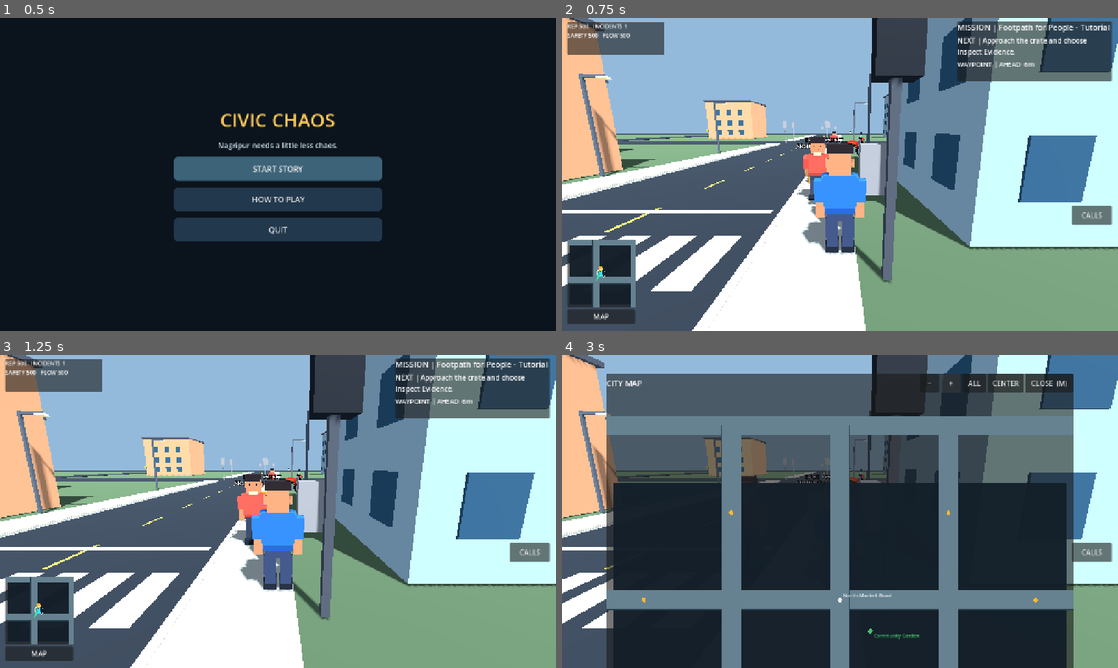
Above: before the commit, frames 1-4 (two rows, left to right).
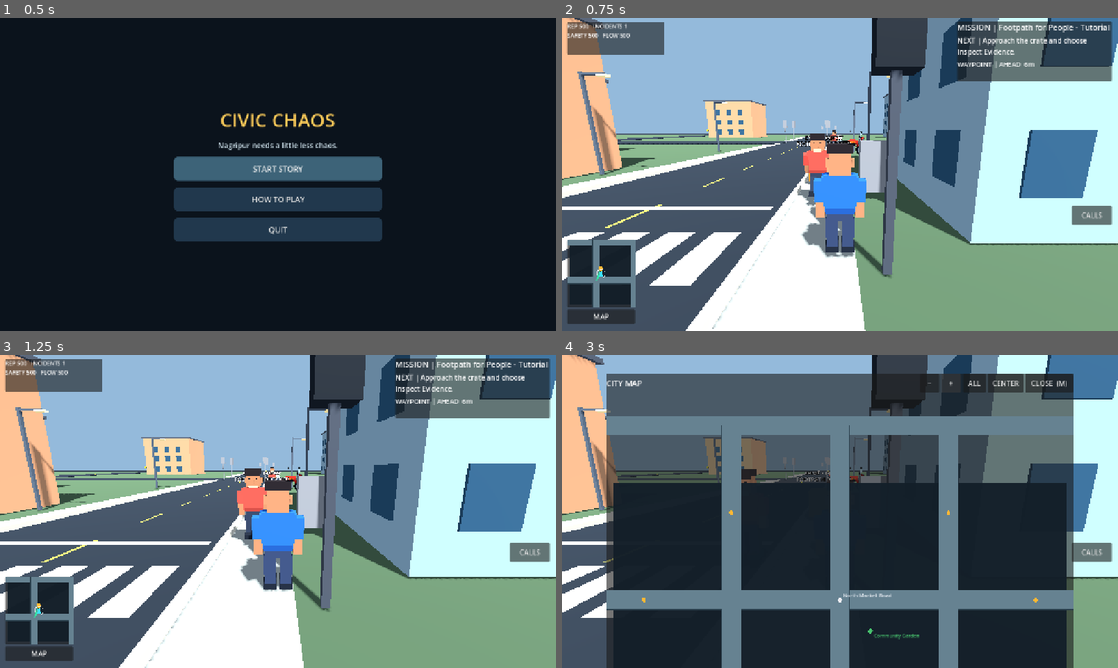
Above: after the commit, the same moments.

Repository: gauravprajapat-23/civic-chaos
Game: Godot game, scene res://scenes/core/menu.tscn
The game is run twice, just before and just after one commit, with the same random seed, the same clock (stepped at 60 frames per second) and the same inputs.
Inputs:
- Up to frame 1 (0.5 s): no input
- Up to frame 2 (0.75 s): click "START STORY" at 0.5 s
- Up to frame 3 (1.25 s): no input
- Up to frame 4 (3 s): click "MAP" at 1.25 s; click "−" at 2 s; click "+" at 2.75 s

Frame 1 is identical in both runs. In frame 2, 6.8% of the frame differs, in the area x 0-100%, y 0-100%; in frame 3, 9.6%; in frame 4, 3.9%.

Commit message:
ROAD-FOOTPATH-01: remove 20cm physical curb wall blocking pedestrians and motorcycles

Diff:
--- a/scripts/world/neighborhood.gd
+++ b/scripts/world/neighborhood.gd
@@ -141,12 +141,20 @@
             var interval: Vector2 = spans[index]
             var length: float = interval.y - interval.x
             var middle: float = (interval.x + interval.y) * 0.5
-            # Raised sidewalk is real floor support; no special collision
-            # override is needed now that it does not cross the road.
+            # ROAD-FOOTPATH-01: make the walking/cycling transition
+            # continuous instead of an abrupt 20 cm collision lip.
+            # The adjoining central road has top Y = 0.035. Preserve
+            # real, solid footpath support at exactly the same elevation.
+            # Decorative curb strips below have NO physics collider.
+            const WALKWAY_TOP_Y: float = 0.035
+            const WALKWAY_THICKNESS: float = 0.04
+            var walkway_center_y: float = WALKWAY_TOP_Y - WALKWAY_THICKNESS * 0.5
             _block("SidewalkX%d_%d" % [side, index],
-                Vector3(offset, 0.1, middle), Vector3(sidewalk_width, 0.2, length))
+                Vector3(offset, walkway_center_y, middle),
+                Vector3(sidewalk_width, WALKWAY_THICKNESS, length))
             _block("SidewalkZ%d_%d" % [side, index],
-                Vector3(middle, 0.1, offset), Vector3(length, 0.2, sidewalk_width))
+                Vector3(middle, walkway_center_y, offset),
+                Vector3(length, WALKWAY_THICKNESS, sidewalk_width))
 
 func _outer_blocks(half: float) -> void:
     # The 5x5 city graph drives on x/z = 0, +/-46 and +/-120. Paint *every*
